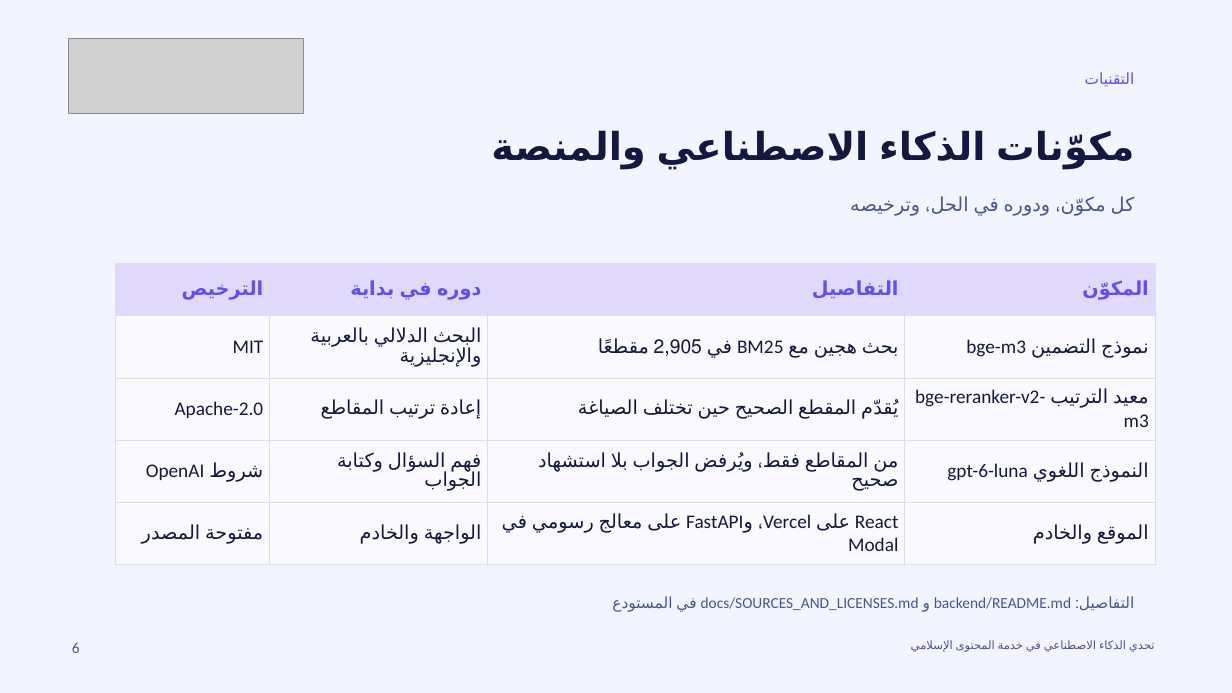
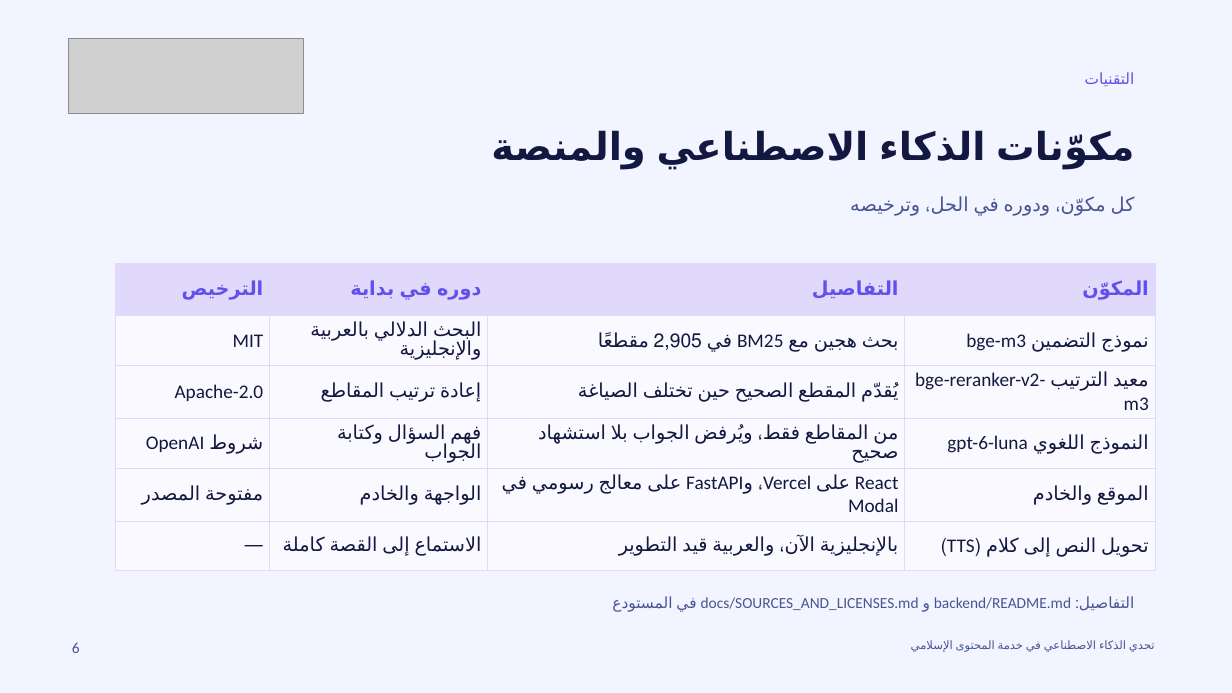
Before and after one commit to omarbintalib/Bidaya, a slide deck: slide 6 of docs/proposal/Bidaya_presentation.pptx. Drawn at 1232x693 pixels with LibreOffice and Linux fonts; fonts in the diff are those of the drawing; grey boxes stand for pictures; background and template pictures are left out. Boxes give left, top, right and bottom in pixels: in the first picture for what was removed or moved away, otherwise in the second. Text is boxed around its words. In the diff, an @@ line names an element or a change of style, - is before the commit and + after.

```diff
--- a/docs/proposal/Bidaya_presentation.pptx
+++ b/docs/proposal/Bidaya_presentation.pptx
@@ table at (116, 263, 1155, 561) @@
+row 6: — | الاستماع إلى القصة كاملة | بالإنجليزية الآن، والعربية قيد التطوير | تحويل النص إلى كلام (TTS)
```
Also in this commit, not shown: 4 other slides changed, 2 other files.
